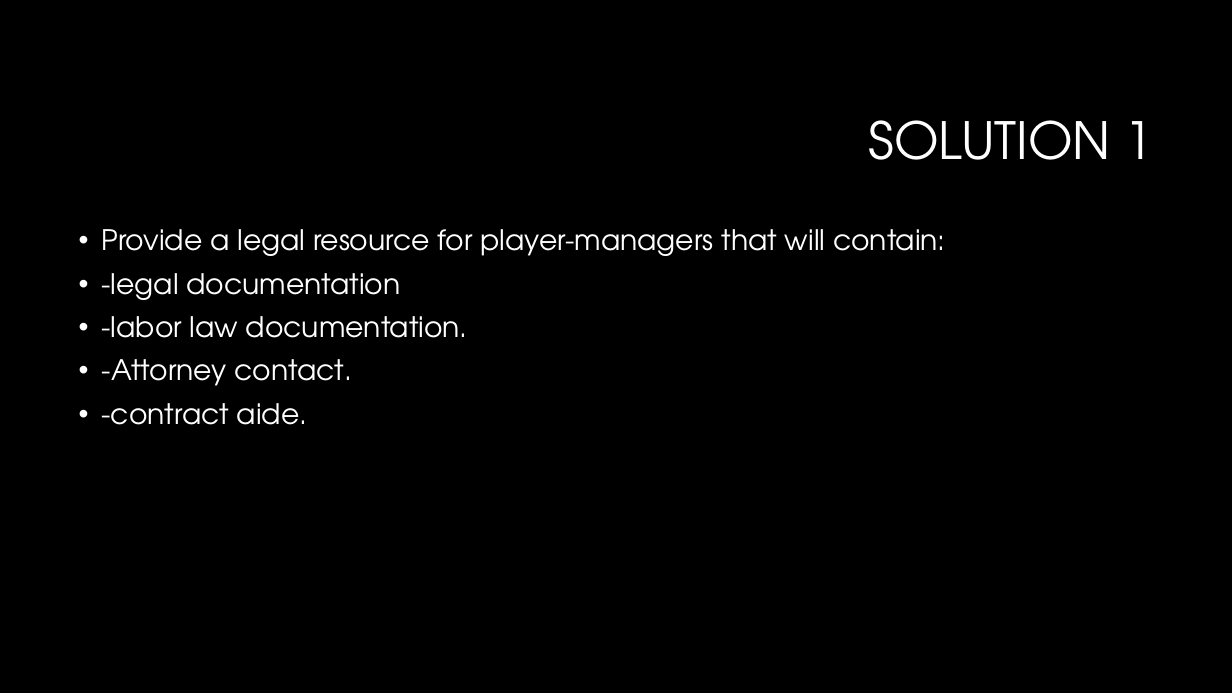
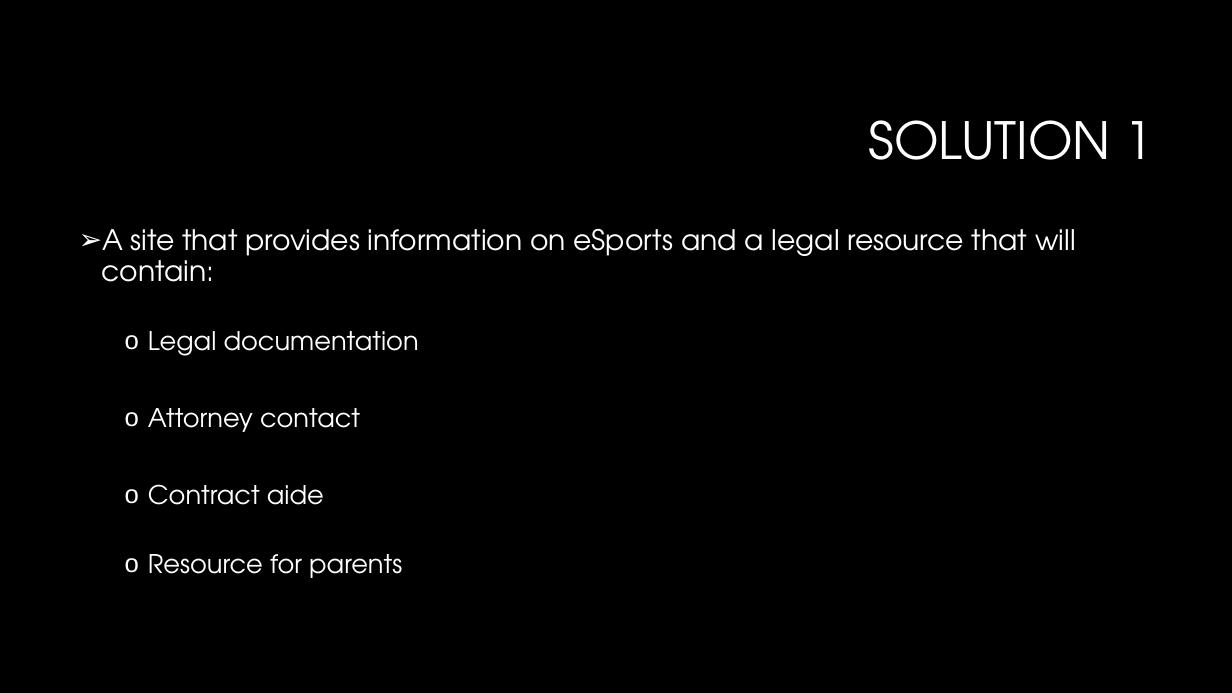
Before and after one commit to vinceleg/lab04_repo, a slide deck: slide 29 of dtc_team16_pitch_presentation.pptx (slide 23 before the commit). Drawn at 1232x693 pixels with LibreOffice and Linux fonts; fonts in the diff are those of the drawing; background and template pictures are left out. Boxes give left, top, right and bottom in pixels: in the first picture for what was removed or moved away, otherwise in the second. Text is boxed around its words. In the diff, an @@ line names an element or a change of style, - is before the commit and + after.

```diff
--- a/dtc_team16_pitch_presentation.pptx
+++ b/dtc_team16_pitch_presentation.pptx
@@ text at (102, 228, 1075, 578): text changed @@
-• Provide a legal resource for player-managers that will contain:
-• -legal documentation
-• -labor law documentation.
-• -Attorney contact.
-• -contract aide.
+➢ A site that provides information on eSports and a legal resource that will contain:
+  o Legal documentation
+  o Attorney contact
+  o Contract aide
+  o Resource for parents
```
Also in this commit, not shown: 17 other slides changed, 10 slides added, 4 slides removed.
